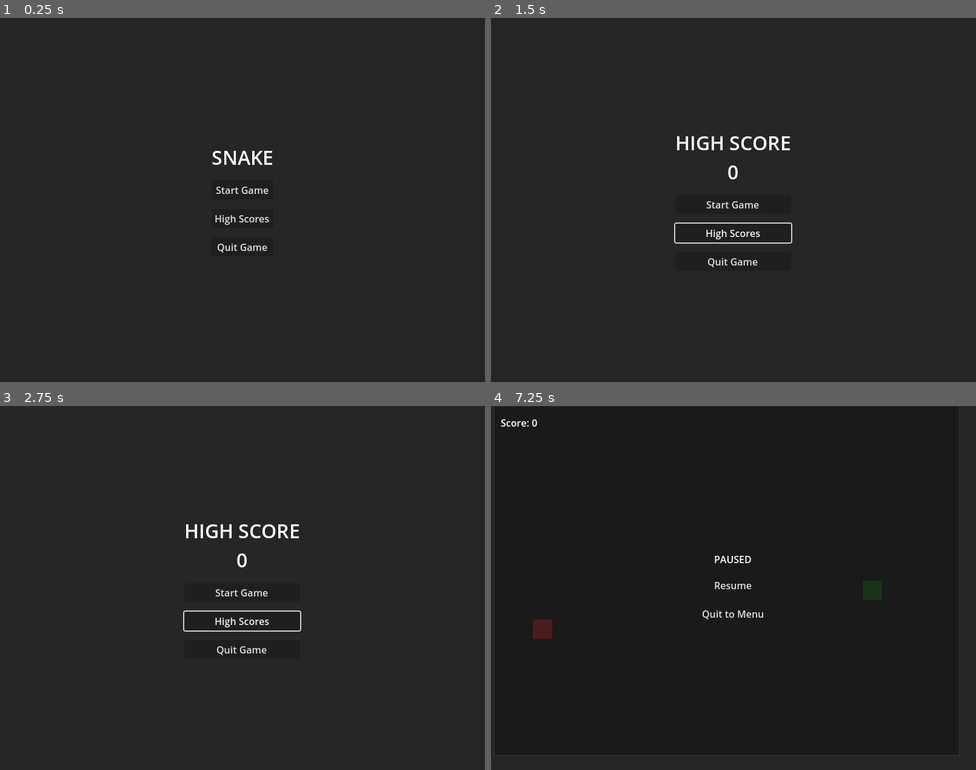
Above: before the commit, frames 1-4 (two rows, left to right).
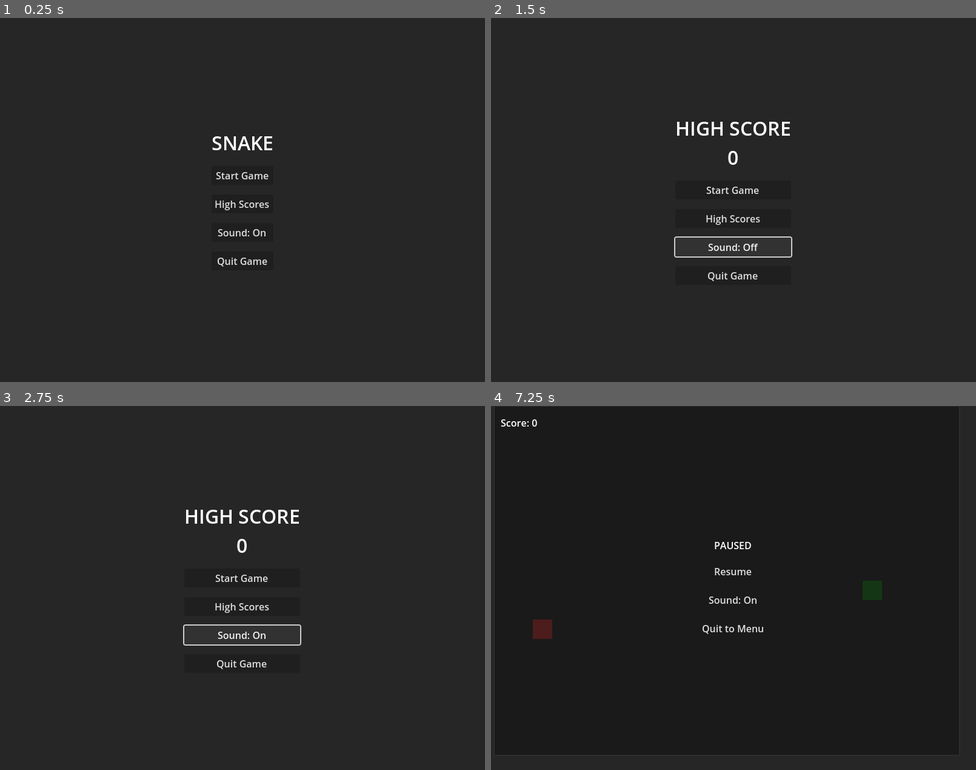
Above: after the commit, the same moments.

Repository: bluehexagons/snake2d
Game: Godot game, scene res://scenes/main/main.tscn
Two runs of this game, one before a commit and one after it. Both use one fixed random seed, a clock stepped at 60 frames per second and the inputs below.
Inputs (mouse positions are in pixels of both pictures, inside the frame that each line leads up to):
- Up to frame 1 (0.25 s): no input
- Up to frame 2 (1.5 s): click "High Scores" at 0.5 s; click (733, 247) at 1.25 s, where only the run after the commit has a clickable "Sound: On"
- Up to frame 3 (2.75 s): click (242, 635) at 2 s, where only the run after the commit has a clickable "Sound: Off"
- Up to frame 4 (7.25 s): click "Start Game" at 2.75 s; hold Right (right) 3.53-4.28 s; hold Down (down) 4.28-5.03 s; hold Right (right) 5.03-5.78 s; hold Up (up) 5.78-6.53 s; hold Left (left) from 6.53 s (still down); tap Space (pause) at 7.15 s

The runs differ from the first frame. In frame 1, 1.1% of the frame differs, in the area x 43-57%, y 32-69%; in frame 2, 1.9%, in the area x 37-63%, y 28-73%; in frame 3, 1.9%; in frame 4, 0.6%.

Commit message:
(AI) Mute, and menu toggles

Diff:
--- a/autoload/audio_manager.gd
+++ b/autoload/audio_manager.gd
@@ -10,6 +10,7 @@
 const HARMONICS = 8  # Number of harmonics for complex waveforms
 
 var audio_players: Array[AudioStreamPlayer] = []
+var is_muted = false
 
 func _ready():
 	# Create a pool of audio players
@@ -24,25 +25,39 @@
 			return player
 	return audio_players[0]  # Fallback to first player if all busy
 
+func toggle_mute() -> bool:
+	is_muted = !is_muted
+	for player in audio_players:
+		player.volume_db = -999.0 if is_muted else 0.0
+	return is_muted
+
 func play_move():
+	if is_muted:
+		return
 	var player = get_available_player()
 	_generate_tone(player, BASE_FREQUENCY * 1.5, 0.1, -20, Waveform.SINE)
 	player.pitch_scale = randf_range(MIN_PITCH, MAX_PITCH)
 	player.play()
 
 func play_eat():
+	if is_muted:
+		return
 	var player = get_available_player()
 	_generate_tone(player, BASE_FREQUENCY * 2, 0.15, -14, Waveform.SQUARE)
 	player.pitch_scale = 1.0
 	player.play()
 
 func play_die():
+	if is_muted:
+		return
 	var player = get_available_player()
 	_generate_tone(player, BASE_FREQUENCY * 0.5, 0.3, -3, Waveform.SAW)
 	player.pitch_scale = 0.8
 	player.play()
 
 func play_click():
+	if is_muted:
+		return
 	var player = get_available_player()
 	_generate_tone(player, BASE_FREQUENCY * 2.5, 0.05, -12, Waveform.TRIANGLE)
 	player.pitch_scale = 1.2
--- a/scenes/main/main.gd
+++ b/scenes/main/main.gd
@@ -61,6 +61,10 @@
 	quit_button.pressed.connect(_on_quit_game_pressed)
 	quit_button.button_down.connect(AudioManager.play_click)
 
+	# Connect sound toggle buttons
+	var main_sound_button = main_menu.get_node("VBoxContainer/SoundButton")
+	main_sound_button.pressed.connect(_on_sound_toggled)
+
 	# Connect pause menu buttons
 	var pause_menu = $UILayer/PauseMenu
 	var resume_button = pause_menu.get_node("VBoxContainer/ResumeButton")
@@ -71,6 +75,9 @@
 	pause_quit.pressed.connect(_on_quit_to_menu_pressed)
 	pause_quit.button_down.connect(AudioManager.play_click)
 
+	var pause_sound_button = pause_menu.get_node("VBoxContainer/SoundButton")
+	pause_sound_button.pressed.connect(_on_sound_toggled)
+
 	# Connect game over buttons
 	var game_over_menu = $UILayer/GameOverContainer/VBoxContainer
 	var restart_button = game_over_menu.get_node("RestartButton")
@@ -80,6 +87,9 @@
 	var gameover_quit = game_over_menu.get_node("QuitButton")
 	gameover_quit.pressed.connect(_on_quit_to_menu_pressed)
 	gameover_quit.button_down.connect(AudioManager.play_click)
+
+	# Set initial sound button states
+	_update_sound_buttons()
 
 	# Start in menu state
 	get_tree().paused = true
@@ -378,3 +388,15 @@
 func _on_quit_pressed():
 	get_tree().paused = false
 	get_tree().change_scene_to_file("res://scenes/menu/menu.tscn")
+
+func _on_sound_toggled():
+	var is_muted = AudioManager.toggle_mute()
+	_update_sound_buttons()
+	# Still play click when unmuting
+	if not is_muted:
+		AudioManager.play_click()
+
+func _update_sound_buttons():
+	var text = "Sound: Off" if AudioManager.is_muted else "Sound: On"
+	$UILayer/MainMenu/VBoxContainer/SoundButton.text = text
+	$UILayer/PauseMenu/VBoxContainer/SoundButton.text = text
--- a/scenes/ui/main_menu.tscn
+++ b/scenes/ui/main_menu.tscn
@@ -26,6 +26,10 @@
 layout_mode = 2
 text = "High Scores"
 
+[node name="SoundButton" type="Button" parent="VBoxContainer"]
+layout_mode = 2
+text = "Sound: On"
+
 [node name="QuitButton" type="Button" parent="VBoxContainer"]
 layout_mode = 2
 text = "Quit Game"
--- a/scenes/ui/pause_menu.tscn
+++ b/scenes/ui/pause_menu.tscn
@@ -21,6 +21,10 @@
 layout_mode = 2
 text = "Resume"
 
+[node name="SoundButton" type="Button" parent="VBoxContainer"]
+layout_mode = 2
+text = "Sound: On"
+
 [node name="QuitButton" type="Button" parent="VBoxContainer"]
 layout_mode = 2
 text = "Quit to Menu"
